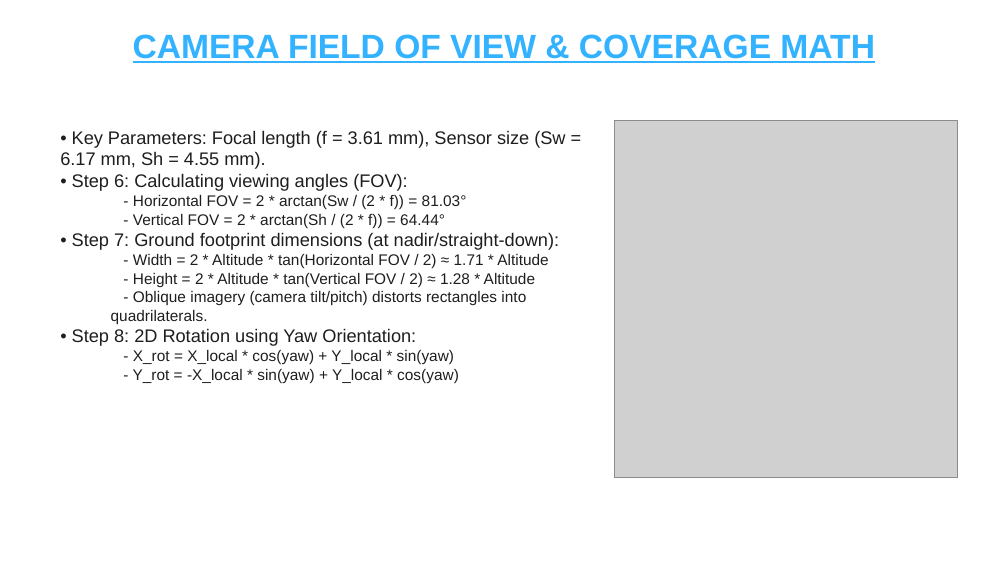
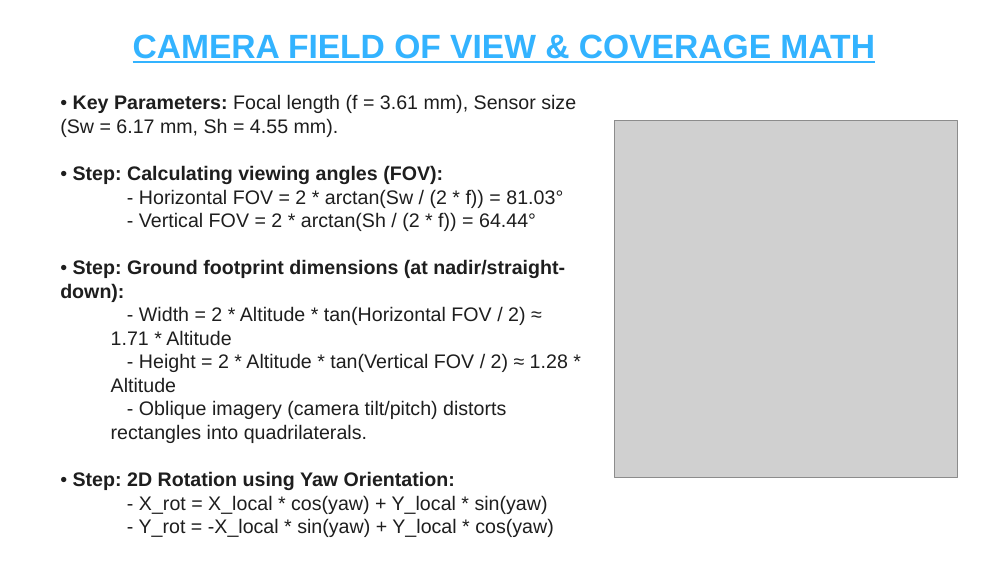
Before and after one commit to kancharlanavyatha/Drone-Footprint-Mapping-using-Qt6, a slide deck: slide 2 of Drone_Footprint_Mapping_and_Metadata_Standards.pptx. Drawn at 1008x567 pixels with LibreOffice and Linux fonts; fonts in the diff are those of the drawing; grey boxes stand for pictures. Boxes give left, top, right and bottom in pixels: in the first picture for what was removed or moved away, otherwise in the second. Text is boxed around its words. In the diff, an @@ line names an element or a change of style, - is before the commit and + after.

```diff
--- a/Drone_Footprint_Mapping_and_Metadata_Standards.pptx
+++ b/Drone_Footprint_Mapping_and_Metadata_Standards.pptx
@@ text "• Key Parameters: Focal length ...": place and size @@
-text "• Key Parameters: Focal length ..." at [60,130,565,383]
+text "• Key Parameters: Focal length ..." at [60,94,576,537]
@@ text at [60,94,576,537]: size 13 to 14 pt in "• Key Parameters: Focal length (f = ..."; bold on in "Key Parameters:"; size 11 to 14 pt in "- Horizontal FOV = 2 * arctan(Sw ...", "- Vertical FOV = 2 * arctan(Sh ...", "- Width = 2 * Altitude * ...", "- Height = 2 * Altitude * ..." and 3 more places @@
@@ text at [73,165,443,184]: text changed; size 13 to 14 pt; bold on @@
-• Step 6: Calculating viewing angles (FOV):
+• Step: Calculating viewing angles (FOV):
@@ text at [60,259,565,302]: text changed; size 13 to 14 pt; bold on @@
-• Step 7: Ground footprint dimensions (at nadir/straight-down):
+• Step: Ground footprint dimensions (at nadir/straight-down):
@@ text at [73,471,455,490]: text changed; size 13 to 14 pt; bold on @@
-• Step 8: 2D Rotation using Yaw Orientation:
+• Step: 2D Rotation using Yaw Orientation:
```
Also in this commit, not shown: 6 other slides changed, 2 slides removed, 1 other file.
